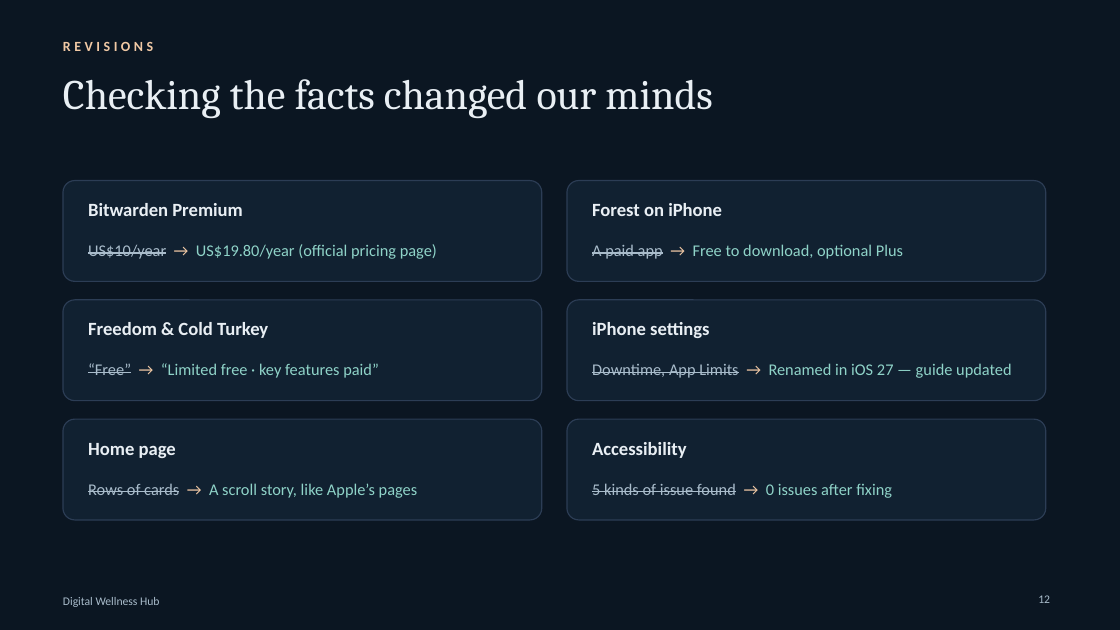
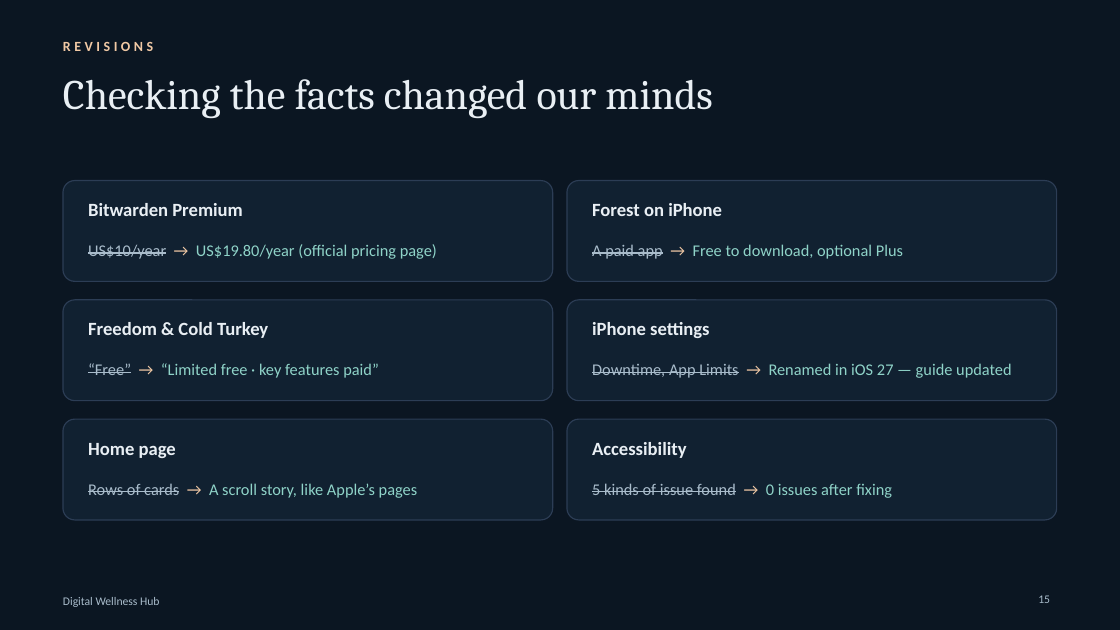
Before and after one commit to Anshumaan1254/Digital-Wellness, a slide deck: slide 15 of public/Digital-Wellness-Hub-presentation.pptx (slide 12 before the commit). Drawn at 1120x630 pixels with LibreOffice and Linux fonts; fonts in the diff are those of the drawing; background and template pictures are left out. Boxes give left, top, right and bottom in pixels: in the first picture for what was removed or moved away, otherwise in the second. Text is boxed around its words. In the diff, an @@ line names an element or a change of style, - is before the commit and + after.

```diff
--- a/public/Digital-Wellness-Hub-presentation.pptx
+++ b/public/Digital-Wellness-Hub-presentation.pptx
@@ rounded rectangle: place and size @@
-rounded rectangle at [63,181,542,281]
+rounded rectangle at [63,181,553,281]
@@ rounded rectangle: place and size @@
-rounded rectangle at [567,181,1046,281]
+rounded rectangle at [567,181,1057,281]
@@ rounded rectangle: place and size @@
-rounded rectangle at [63,300,542,401]
+rounded rectangle at [63,300,553,401]
@@ rounded rectangle: place and size @@
-rounded rectangle at [567,300,1046,401]
+rounded rectangle at [567,300,1057,401]
@@ rounded rectangle: place and size @@
-rounded rectangle at [63,419,542,520]
+rounded rectangle at [63,419,553,520]
@@ rounded rectangle: place and size @@
-rounded rectangle at [567,419,1046,520]
+rounded rectangle at [567,419,1057,520]
@@ page number at [1038,595,1050,603]: text changed @@
-12
+15
```
Also in this commit, not shown: 12 other slides changed, 3 slides added, 37 other files.
